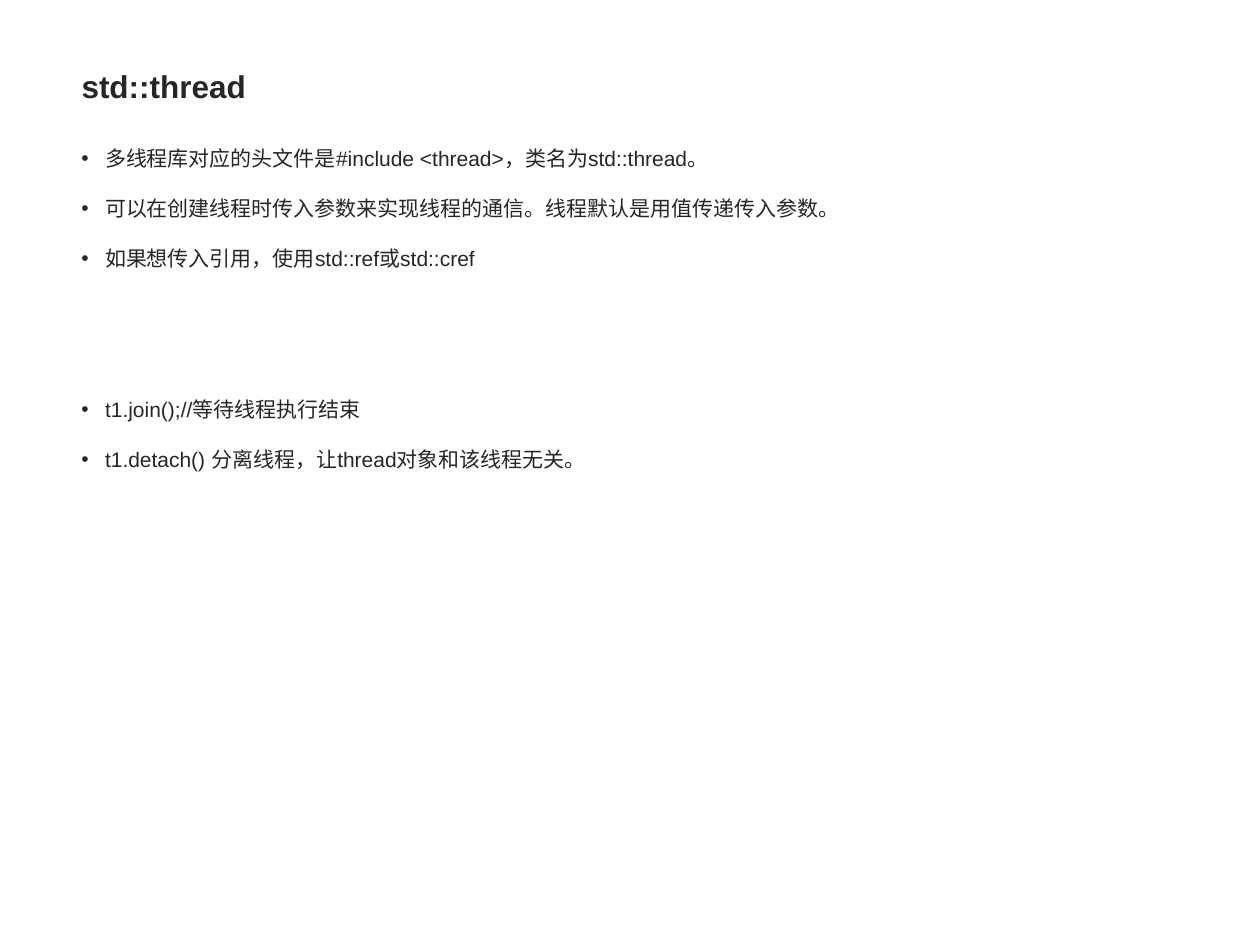
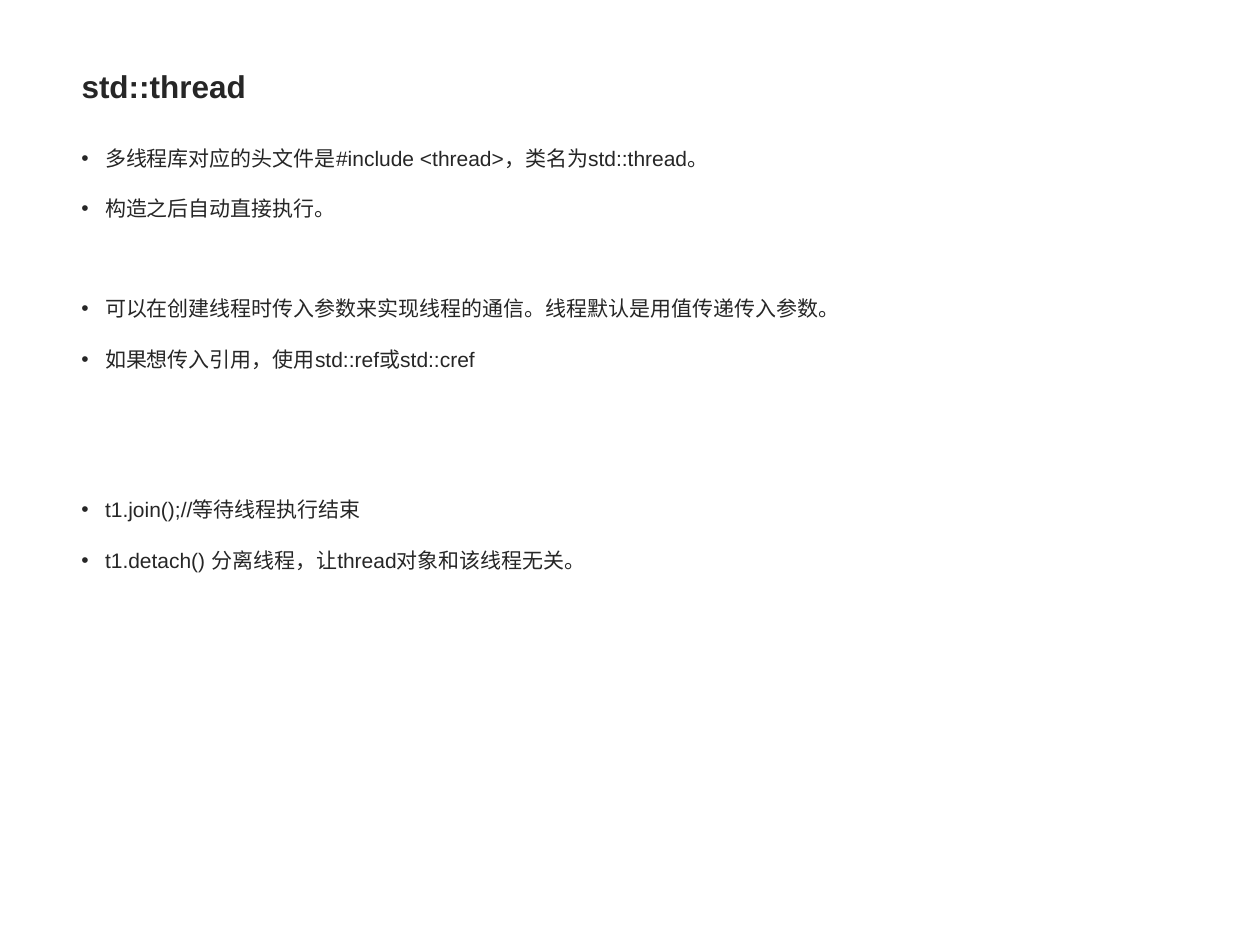
Before and after one commit to pointer1618/projects, a slide deck: slide 5 of lan7/c++11线程库.ppt. Drawn at 1260x945 pixels with LibreOffice and Linux fonts; fonts in the diff are those of the drawing; background and template pictures are left out. Boxes give left, top, right and bottom in pixels: in the first picture for what was removed or moved away, otherwise in the second. Text is boxed around its words. In the diff, an @@ line names an element or a change of style, - is before the commit and + after.

```diff
--- a/lan7/c++11线程库.ppt
+++ b/lan7/c++11线程库.ppt
@@ text at box(105, 198, 336, 218): paragraph added @@
+• 构造之后自动直接执行。
```
Also in this commit, not shown: 1 other slide changed, 1 slide added.
